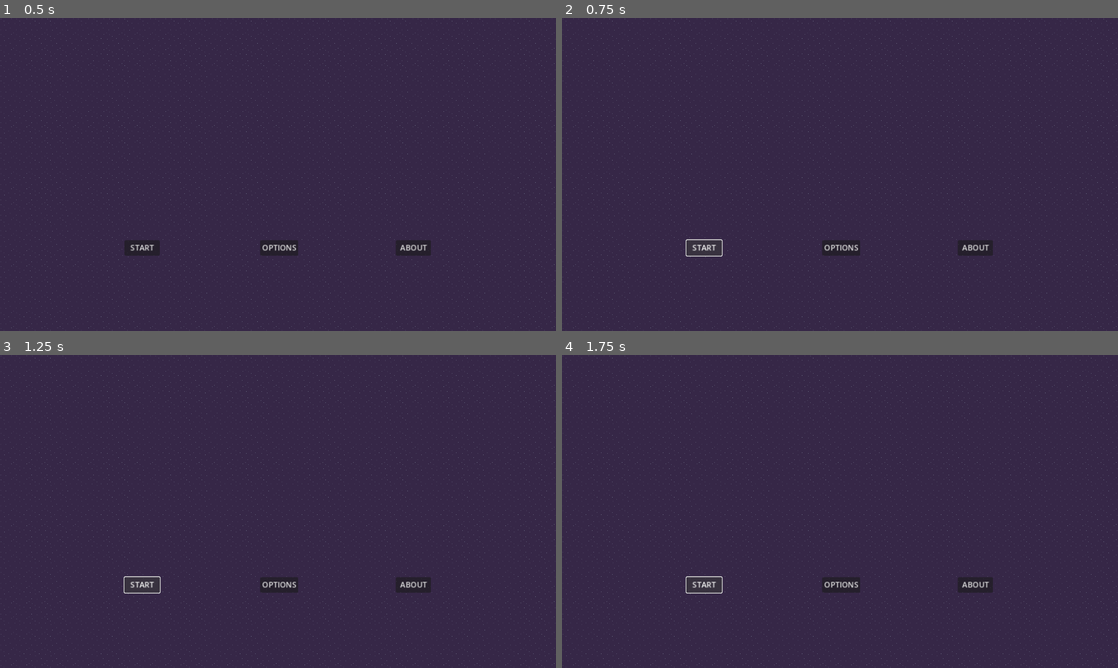
Above: before the commit, frames 1-4 (two rows, left to right).
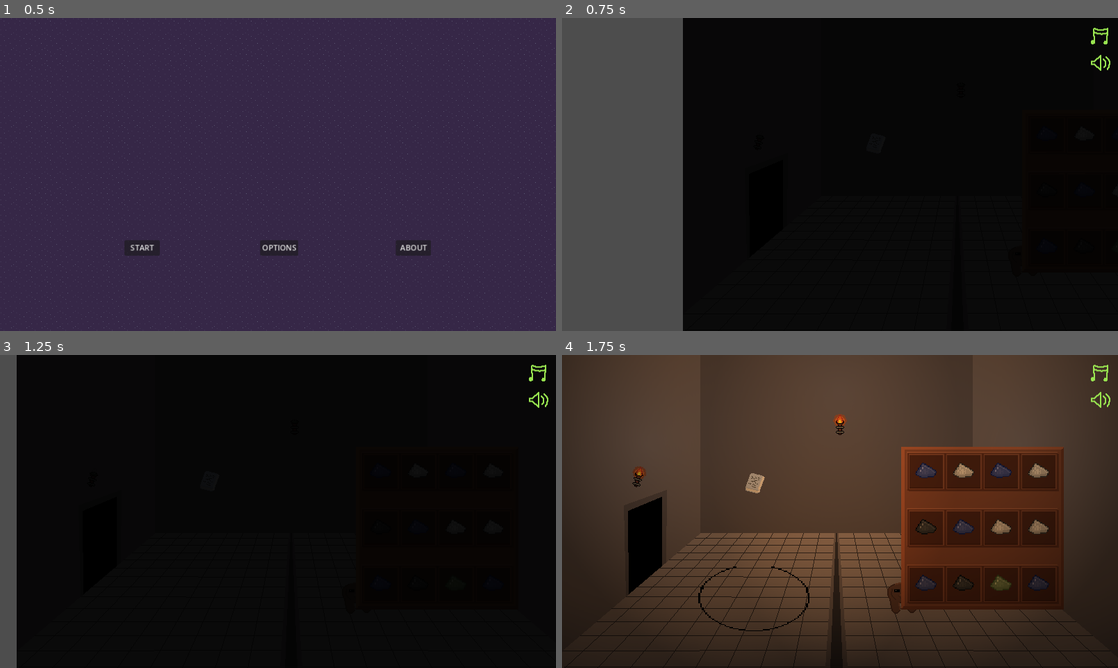
Above: after the commit, the same moments.

Repository: lewis785/ludum-dare-55
Game: Godot game, scene res://scenes/levels/main_menu.tscn
Two runs of this game, one before a commit and one after it. Both use one fixed random seed, a clock stepped at 60 frames per second and the inputs below.
Inputs (mouse positions are in pixels of both pictures, inside the frame that each line leads up to):
- Up to frame 1 (0.5 s): no input
- Up to frame 2 (0.75 s): click "START" at 0.5 s
- Up to frame 3 (1.25 s): no input
- Up to frame 4 (1.75 s): click (706, 583) at 1.25 s, where only the run before the commit has a clickable "START"

Frame 1 is identical in both runs. In frame 2, 100% of the frame differs, in the area x 0-100%, y 0-100%; in frame 3, 100%; in frame 4, 99%.

Commit message:
FIX broken slider window scene

Diff:
--- a/scenes/levels/sliding_window.tscn
+++ b/scenes/levels/sliding_window.tscn
@@ -31,11 +31,6 @@
 
 [node name="FightMusic" type="AudioStreamPlayer2D" parent="."]
 
-[connection signal="fight_lose" from="CombatCoordinator" to="." method="_on_combat_coordinator_fight_lose"]
-[connection signal="fight_win" from="CombatCoordinator" to="." method="_on_combat_coordinator_fight_win"]
-
-bus = &"Music"
-
 [node name="Overlay" type="CanvasLayer" parent="."]
 scale = Vector2(1.44, 1.44)
 transform = Transform2D(1.44, 0, 0, 1.44, 0, 0)
@@ -55,5 +50,7 @@
 offset_bottom = 80.9167
 texture = ExtResource("4_x0w8p")
 
+[connection signal="fight_lose" from="CombatCoordinator" to="." method="_on_combat_coordinator_fight_lose"]
+[connection signal="fight_win" from="CombatCoordinator" to="." method="_on_combat_coordinator_fight_win"]
 [connection signal="gui_input" from="Overlay/MusicMuteButton" to="Overlay" method="_on_music_mute_button_gui_input"]
 [connection signal="gui_input" from="Overlay/FXMuteButton" to="Overlay" method="_on_fx_mute_button_gui_input"]
